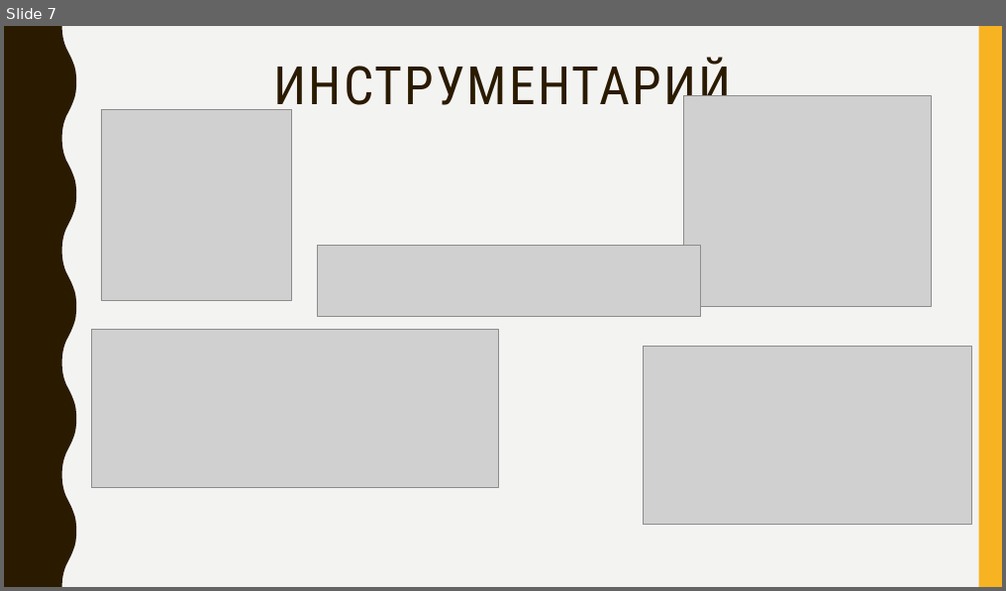
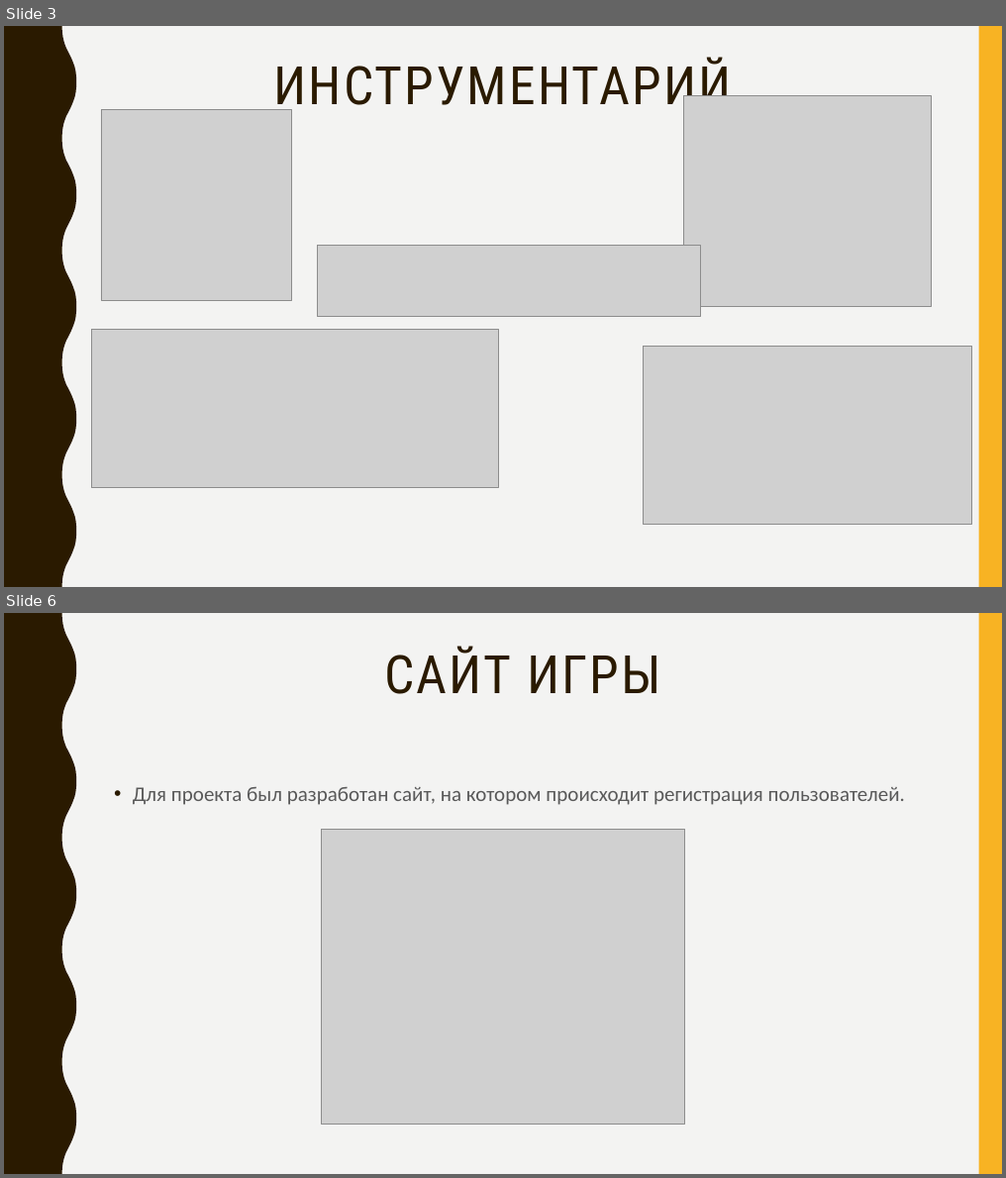
Before and after one commit to GOSUwat/Game, a slide deck: Docs/LevashovKursPrezent2.pptx. Shown one above the other, each under a label of ours: slide 7 before the commit, slides 3 and 6 after it; the slides between them are not shown. The pictures are 1006x591 and 1006x1178 pixels, drawn with LibreOffice and Linux fonts; fonts in the diff are those of the drawing; grey boxes stand for pictures. Boxes give left, top, right and bottom in pixels: in the first picture for what was removed or moved away, otherwise in the second. Text is boxed around its words. In the diff, an @@ line names an element or a change of style, - is before the commit and + after.

```diff
--- a/Docs/LevashovKursPrezent2.pptx
+++ b/Docs/LevashovKursPrezent2.pptx
@@ slide 6 added at <box>4,613,1002,1174</box>, background #F3F3F2; not listed: 2 template elements that a slide beside it also shows @@
@@ title added at <box>384,646,661,694</box>, 51 pt, text #2A1A00 @@
+САЙТ ИГРЫ
@@ text added at <box>133,787,905,805</box>, 20 pt, text #595959 @@
+• Для проекта был разработан сайт, на котором происходит регистрация пользователей.
@@ picture added at <box>322,830,685,1124</box> @@
@@ what was slide 7 is now slide 3 @@
```
Also in this commit, not shown: 1 slide changed, 4 other slides added.
